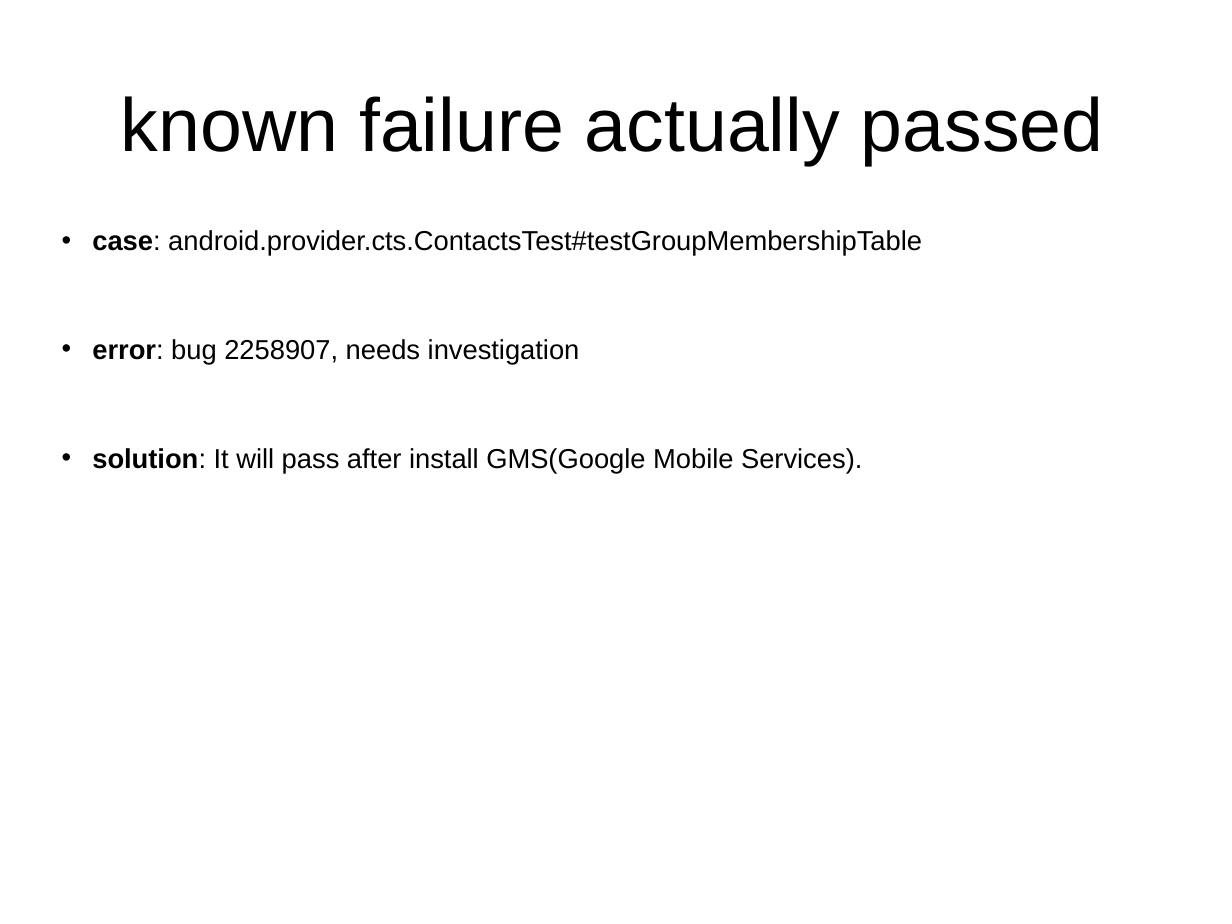
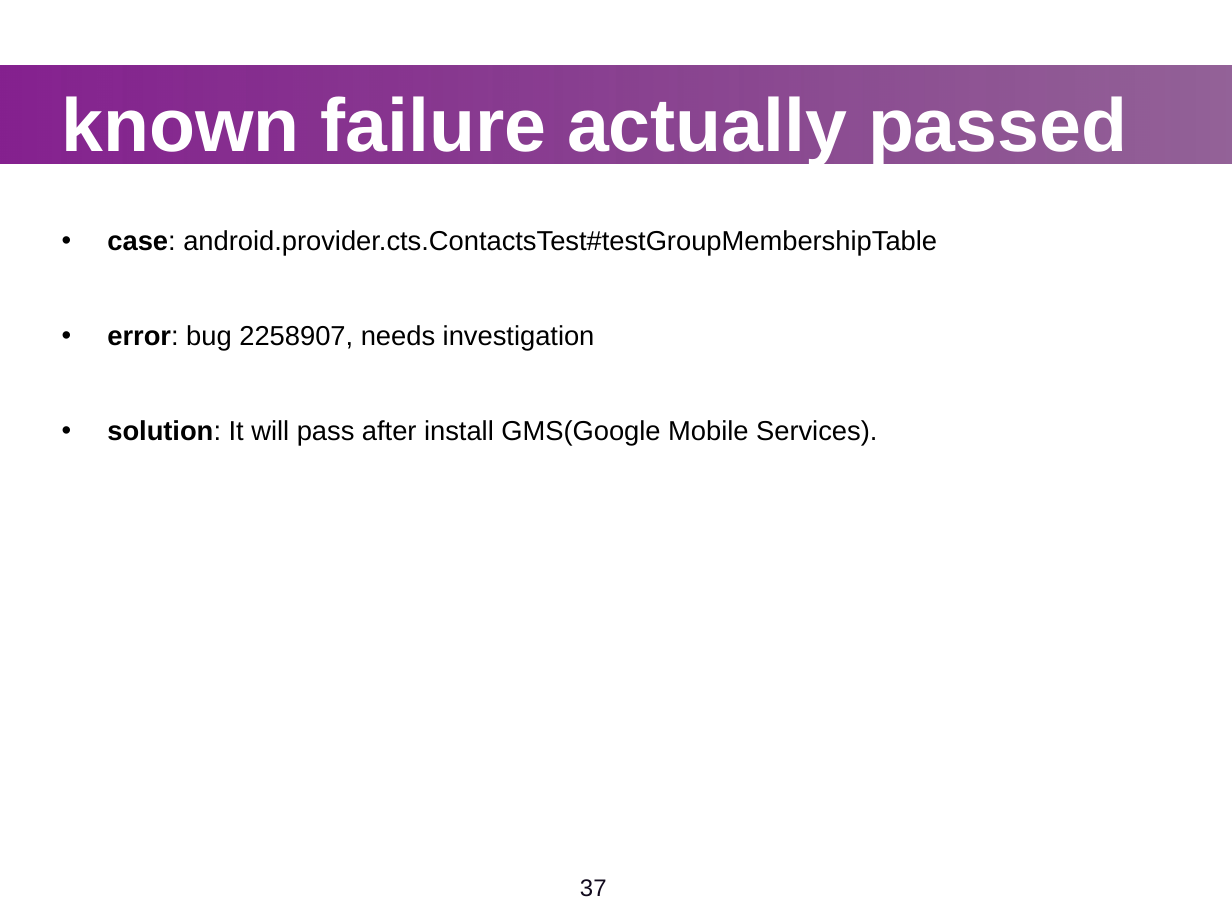
Before and after one commit to widerules/system-information, a slide deck: slide 37 of cts/CTS-training.ppt. Drawn at 1232x924 pixels with LibreOffice and Linux fonts; fonts in the diff are those of the drawing; background and template pictures are left out. Boxes give left, top, right and bottom in pixels: in the first picture for what was removed or moved away, otherwise in the second. Text is boxed around its words. In the diff, an @@ line names an element or a change of style, - is before the commit and + after.

Commit message:
jingtao: change style for all CTS slides

```diff
--- a/cts/CTS-training.ppt
+++ b/cts/CTS-training.ppt
@@ text "known failure actually passed" at (62, 96, 1127, 166): text colour #000000 to #FFFFFF, bold on; alignment centre to left @@
@@ rectangle added at (0, 65, 1232, 163), fill gradient #85218F to #611868 @@
@@ text "case: android.provider.cts.ContactsTest#testGroupMembershipT ..." at (107, 230, 937, 446): indent changed; less space between paragraphs @@
@@ page number added at (580, 879, 607, 897), 14 pt, text #120B1E @@
+37
```
Also in this commit, not shown: 36 other slides changed, 2 slides added, 3 slides removed, 2 other files.
